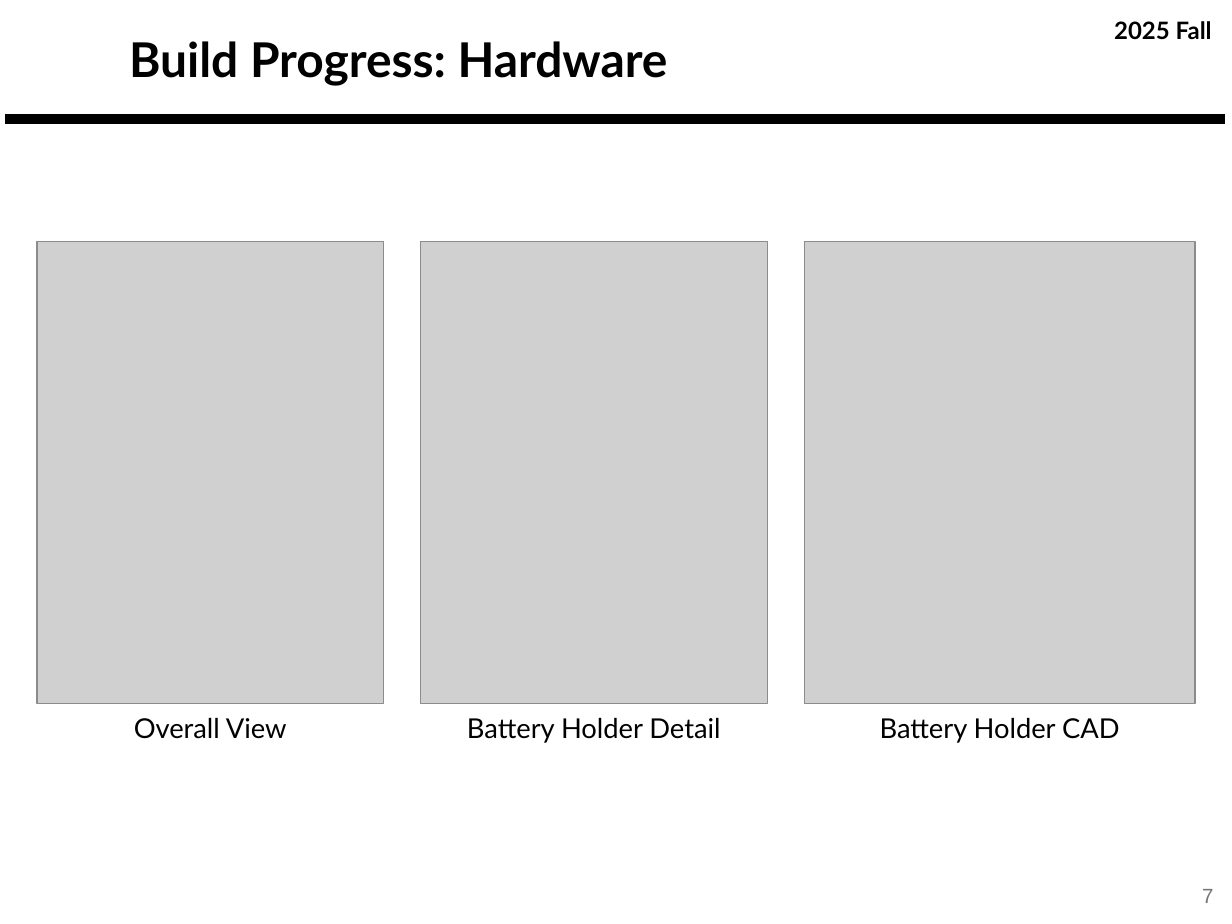
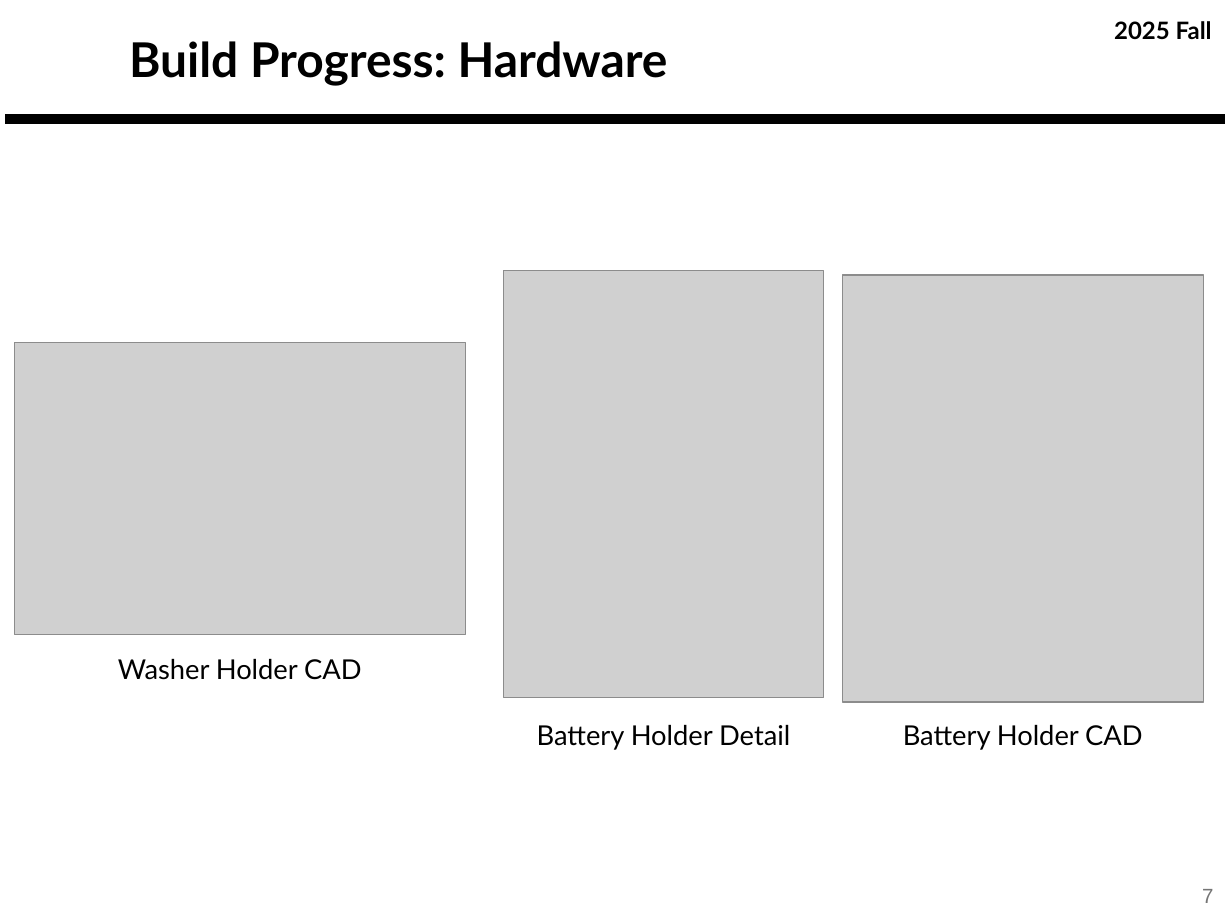
Before and after one commit to derek-weissinger-usafa/Astro-331-Lab-8, a slide deck: slide 7 of Reports/Astro 331 Lab 8_2_3 Body Problem_Prelim_Pres_FILLED.pptx. Drawn at 1232x924 pixels with LibreOffice and Linux fonts; fonts in the diff are those of the drawing; grey boxes stand for pictures; background and template pictures are left out. Boxes give left, top, right and bottom in pixels: in the first picture for what was removed or moved away, otherwise in the second. Text is boxed around its words. In the diff, an @@ line names an element or a change of style, - is before the commit and + after.

```diff
--- a/Reports/Astro 331 Lab 8_2_3 Body Problem_Prelim_Pres_FILLED.pptx
+++ b/Reports/Astro 331 Lab 8_2_3 Body Problem_Prelim_Pres_FILLED.pptx
@@ picture: place and size @@
-picture at [420,241,766,703]
+picture at [504,271,824,699]
@@ picture: place and size @@
-picture at [804,241,1195,703]
+picture at [843,275,1204,702]
@@ picture: place and size @@
-picture at [37,241,383,703]
+picture at [15,342,466,634]
@@ text added at [118,659,361,680], 16 pt, text #000000 @@
+Washer Holder CAD
@@ text removed at [134,718,287,739] @@
-Overall View
@@ text "Battery Holder Detail": place and size @@
-text "Battery Holder Detail" at [467,718,720,743]
+text "Battery Holder Detail" at [537,725,790,750]
@@ text "Battery Holder CAD": place and size @@
-text "Battery Holder CAD" at [880,718,1120,743]
+text "Battery Holder CAD" at [903,725,1143,750]
```
Also in this commit, not shown: 4 other slides changed, 15 other files.
